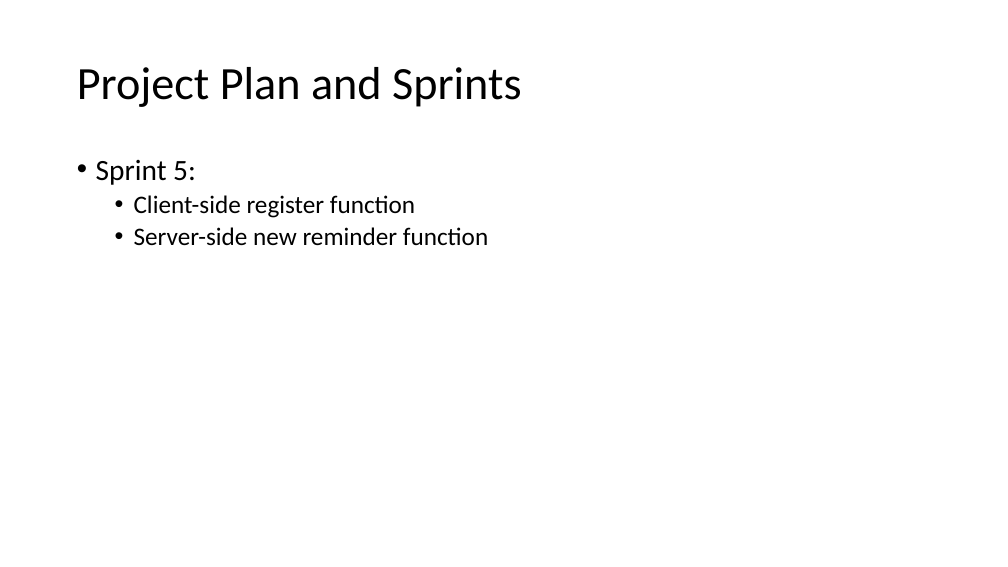
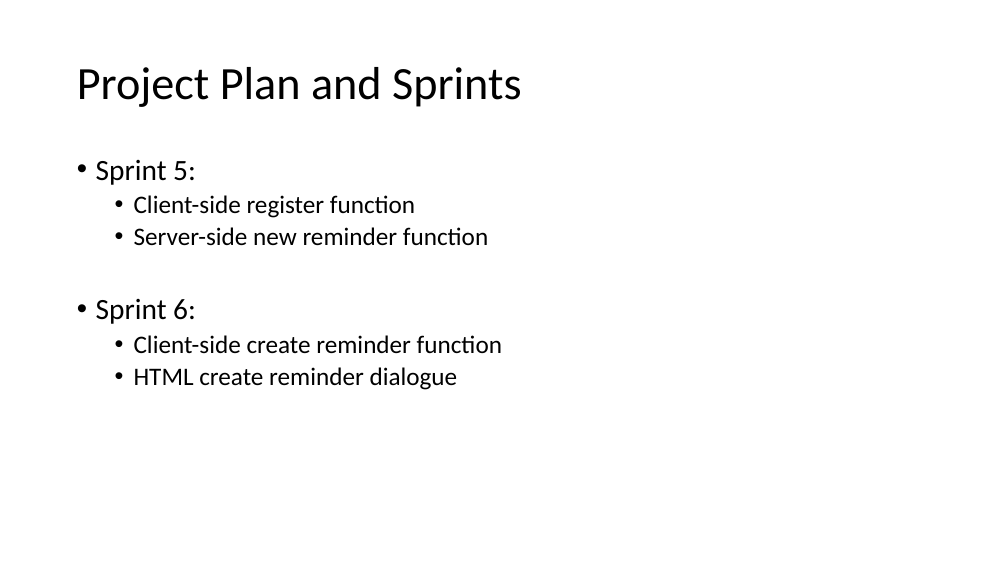
Before and after one commit to LukaWG/COMP1004, a slide deck: slide 4 of Documents/Presentation.pptx. Drawn at 1008x567 pixels with LibreOffice and Linux fonts; fonts in the diff are those of the drawing. Boxes give left, top, right and bottom in pixels: in the first picture for what was removed or moved away, otherwise in the second. Text is boxed around its words. In the diff, an @@ line names an element or a change of style, - is before the commit and + after.

Commit message:
Presentation and bug fix

```diff
--- a/Documents/Presentation.pptx
+++ b/Documents/Presentation.pptx
@@ text at <box>96,299,502,390</box>: paragraphs added @@
+• Sprint 6:
+  • Client-side create reminder function
+  • HTML create reminder dialogue
```
Also in this commit, not shown: 6 other slides changed, 4 other files.
